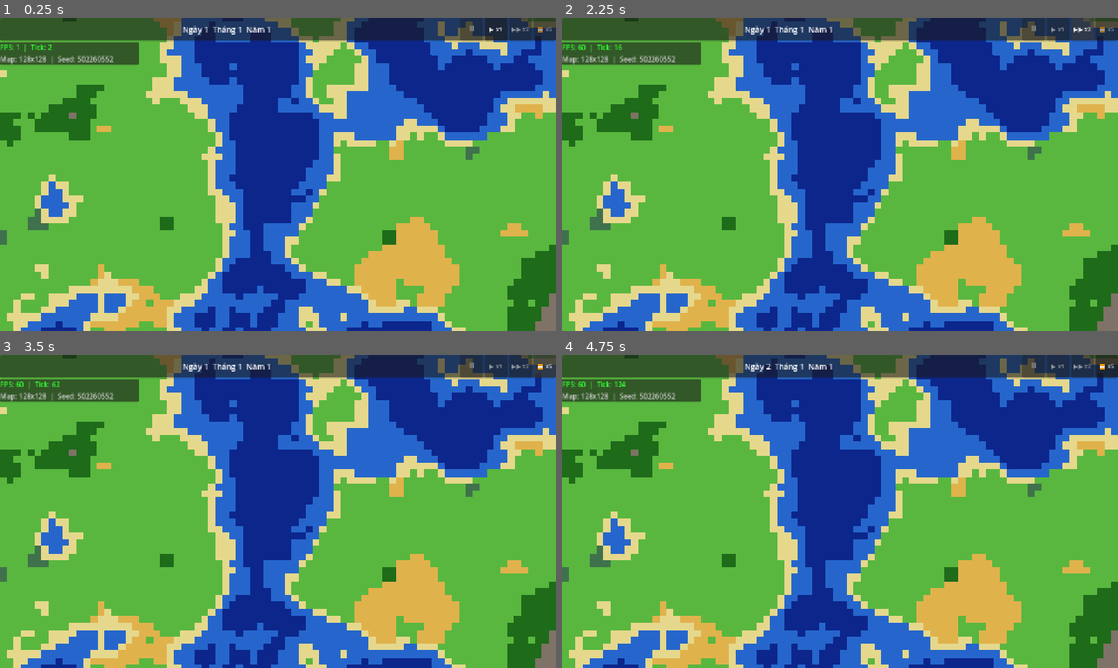
Above: before the commit, frames 1-4 (two rows, left to right).
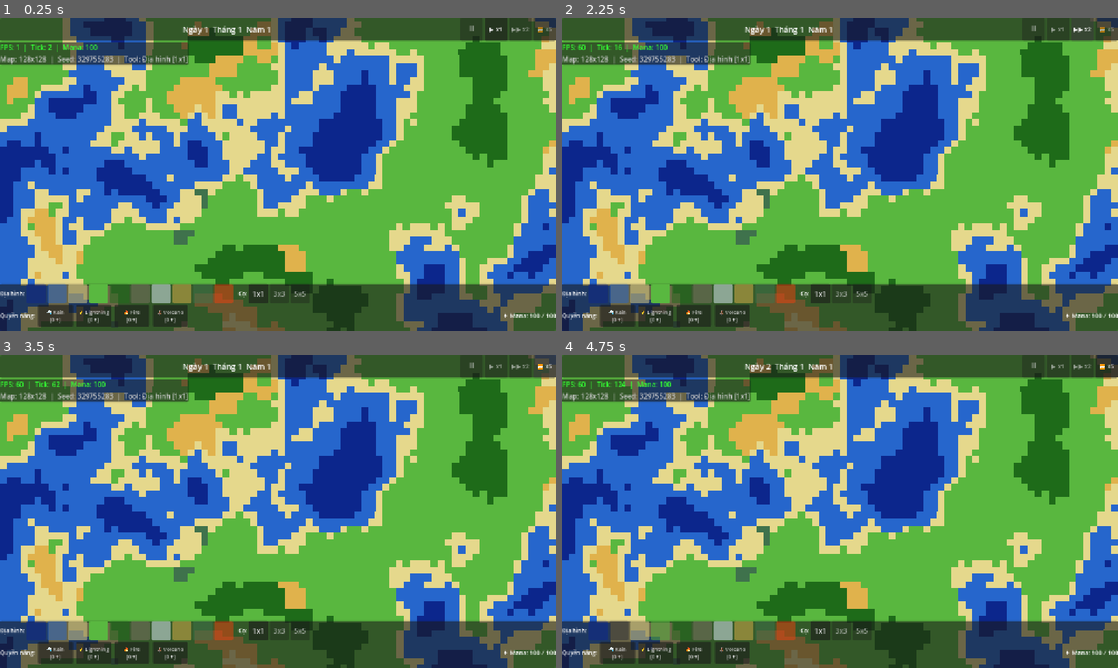
Above: after the commit, the same moments.

Repository: fate1105/worldcity
Game: Godot game, scene res://scenes/game.tscn
The game is run twice, just before and just after one commit, with the same random seed, the same clock (stepped at 60 frames per second) and the same inputs.
Inputs (mouse positions are in pixels of both pictures, inside the frame that each line leads up to):
- Up to frame 1 (0.25 s): no input
- Up to frame 2 (2.25 s): click "⏸" at 0.5 s; click "▶ x1" at 1.25 s; click "▶▶ x2" at 2 s
- Up to frame 3 (3.5 s): click "⏩ x5" at 2.75 s
- Up to frame 4 (4.75 s): click (595, 630) at 3.52 s; click (617, 630) at 4.27 s

The runs differ from the first frame. In frame 1, 77% of the frame differs, in the area x 0-100%, y 0-100%; in frame 2, 77%; in frame 3, 77%; in frame 4, 77%.

Commit message:
feat: Milestone 3 - God Mode (Terrain brush, Powers, Mana, Fire spread)

Diff:
--- a/scenes/game.gd
+++ b/scenes/game.gd
@@ -1,45 +1,196 @@
 extends Node2D
 
-## Script cho scene game.tscn — điều phối toàn bộ game
-## Milestone 1: WorldState, WorldGen, WorldView, Camera
-## Milestone 2: DataDB, GameClock, HUD
+## Điều phối toàn bộ game
+## M1: WorldState, WorldGen, WorldView, Camera
+## M2: DataDB, GameClock, HUD
+## M3: PowerSystem, Toolbar, input routing (terrain brush + god powers)
 
-@onready var _camera: CameraController = $CameraController
-@onready var _world_view: WorldView = $WorldView
-@onready var _label_fps: Label = $DebugOverlay/Panel/VBox/LabelFPS
-@onready var _label_info: Label = $DebugOverlay/Panel/VBox/LabelInfo
+@onready var _camera: CameraController    = $CameraController
+@onready var _world_view: WorldView        = $WorldView
+@onready var _toolbar: Toolbar             = $Toolbar
+@onready var _label_fps: Label             = $DebugOverlay/Panel/VBox/LabelFPS
+@onready var _label_info: Label            = $DebugOverlay/Panel/VBox/LabelInfo
 
-const MAP_WIDTH: int = 128
+const MAP_WIDTH: int  = 128
 const MAP_HEIGHT: int = 128
-const TILE_PX: int = 16  # phải khớp WorldView.TILE_PX
+const TILE_PX: int    = 16  # phải khớp WorldView.TILE_PX
 
 var _world_state: WorldState
+var _power_system: PowerSystem
+var _rng: RandomNumberGenerator
+
+# --- Trạng thái công cụ ---
+enum ToolMode { NONE, TERRAIN, POWER }
+var _tool_mode: ToolMode   = ToolMode.TERRAIN
+var _active_terrain: int   = TileGrid.TileType.GRASS
+var _active_power: String  = ""
+var _brush_size: int       = 1
+var _mouse_held: bool      = false
+
+# --- Tích luỹ thời gian để hồi mana ---
+var _mana_accum: float = 0.0
 
 func _ready() -> void:
-	# Nạp dữ liệu JSON
 	DataDB.load_all()
 
-	# Tạo world state và sinh bản đồ
+	# RNG có seed
+	_rng = RandomNumberGenerator.new()
 	var seed_val: int = randi()
+	_rng.seed = seed_val
+
+	# Tạo world và sinh bản đồ
 	_world_state = WorldState.new(MAP_WIDTH, MAP_HEIGHT, seed_val)
+	_world_state.max_mana = float(DataDB.balance("mana").get("max", 100))
+	_world_state.mana     = _world_state.max_mana
 	WorldGen.generate(_world_state, seed_val)
 
-	# Đồng bộ thời gian từ WorldState vào GameClock
+	# PowerSystem
+	_power_system = PowerSystem.new(_rng)
+
+	# Đồng bộ clock
 	GameClock.sync_from_world(_world_state)
 
-	# Khởi tạo camera với giới hạn
+	# Camera
 	_camera.setup_limits(MAP_WIDTH, MAP_HEIGHT, TILE_PX)
 
-	# Khởi tạo WorldView
+	# WorldView
 	_world_view.setup(_world_state, _camera)
+
+	# Toolbar signals
+	_toolbar.terrain_selected.connect(_on_terrain_selected)
+	_toolbar.power_selected.connect(_on_power_selected)
+	_toolbar.brush_size_changed.connect(_on_brush_size_changed)
+
+	# Clock signals
+	EventBus.tick_happened.connect(_on_tick)
+	EventBus.day_passed.connect(_on_day_passed)
+
+	# Phát mana ban đầu lên HUD
+	EventBus.mana_changed.emit(_world_state.mana, _world_state.max_mana)
 
 	push_warning("WorldCity seed: %d" % seed_val)
 
+# ──────────────────────────────────────────────
+# Tick / Ngày
+# ──────────────────────────────────────────────
+
+func _on_tick(_tick_num: int) -> void:
+	# Hồi mana theo delta thực (dùng physics delta ≈ 1/tick_rate)
+	var delta: float = 1.0 / float(GameClock.TICKS_PER_SECOND)
+	_power_system.tick_mana(_world_state, delta * float(GameClock.speed))
+
+func _on_day_passed(_day: int, _month: int, _year: int) -> void:
+	# Lửa lan mỗi ngày
+	_power_system.process_fire(_world_state.tile_grid)
+	# Đánh dirty toàn bộ chunk chứa lửa (WorldView tự kiểm tra)
+	_mark_fire_dirty()
+
+func _mark_fire_dirty() -> void:
+	var grid: TileGrid = _world_state.tile_grid
+	for y: int in range(0, MAP_HEIGHT, WorldView.CHUNK_SIZE):
+		for x: int in range(0, MAP_WIDTH, WorldView.CHUNK_SIZE):
+			# Kiểm tra nhanh: có ô lửa trong chunk không?
+			var has_fire: bool = false
+			for dy: int in range(mini(WorldView.CHUNK_SIZE, MAP_HEIGHT - y)):
+				for dx: int in range(mini(WorldView.CHUNK_SIZE, MAP_WIDTH - x)):
+					if grid.fire[grid.idx(x + dx, y + dy)] > 0:
+						has_fire = true
+						break
+				if has_fire:
+					break
+			if has_fire:
+				_world_view.mark_dirty(x, y)
+
+# ──────────────────────────────────────────────
+# Input
+# ──────────────────────────────────────────────
+
+func _unhandled_input(event: InputEvent) -> void:
+	if event is InputEventMouseButton:
+		var mb := event as InputEventMouseButton
+		if mb.button_index == MOUSE_BUTTON_LEFT:
+			_mouse_held = mb.pressed
+			if mb.pressed:
+				_apply_tool_at(mb.position)
+
+	elif event is InputEventMouseMotion and _mouse_held:
+		var mm := event as InputEventMouseMotion
+		_apply_tool_at(mm.position)
+
+	elif event is InputEventScreenTouch:
+		var touch := event as InputEventScreenTouch
+		_mouse_held = touch.pressed
+		if touch.pressed:
+			_apply_tool_at(touch.position)
+
+	elif event is InputEventScreenDrag and _mouse_held:
+		var drag := event as InputEventScreenDrag
+		_apply_tool_at(drag.position)
+
+func _apply_tool_at(screen_pos: Vector2) -> void:
+	var tile_pos: Vector2i = _screen_to_tile(screen_pos)
+	match _tool_mode:
+		ToolMode.TERRAIN:
+			_paint_terrain(tile_pos.x, tile_pos.y)
+		ToolMode.POWER:
+			_use_power(tile_pos.x, tile_pos.y)
+
+func _screen_to_tile(screen_pos: Vector2) -> Vector2i:
+	var world_pos: Vector2 = get_viewport().get_canvas_transform().affine_inverse() * screen_pos
+	return Vector2i(int(world_pos.x / TILE_PX), int(world_pos.y / TILE_PX))
+
+func _paint_terrain(cx: int, cy: int) -> void:
+	var half: int = _brush_size / 2
+	var grid: TileGrid = _world_state.tile_grid
+	for dy: int in range(-half, half + 1):
+		for dx: int in range(-half, half + 1):
+			var tx: int = cx + dx
+			var ty: int = cy + dy
+			if grid.in_bounds(tx, ty):
+				grid.set_terrain(tx, ty, _active_terrain)
+				# Xoá lửa khi vẽ đè
+				grid.fire[grid.idx(tx, ty)] = 0
+				_world_view.mark_dirty(tx, ty)
+
+func _use_power(tx: int, ty: int) -> void:
+	if _active_power.is_empty():
+		return
+	_power_system.apply_power(_active_power, tx, ty, _world_state)
+
+# ──────────────────────────────────────────────
+# Toolbar callbacks
+# ──────────────────────────────────────────────
+
+func _on_terrain_selected(terrain_type: int) -> void:
+	_active_terrain = terrain_type
+	_tool_mode = ToolMode.TERRAIN
+
+func _on_power_selected(power_id: String) -> void:
+	_active_power = power_id
+	_tool_mode = ToolMode.POWER
+
+func _on_brush_size_changed(size: int) -> void:
+	_brush_size = size
+
+# ──────────────────────────────────────────────
+# Debug overlay
+# ──────────────────────────────────────────────
+
 func _process(_delta: float) -> void:
-	_label_fps.text = "FPS: %d  |  Tick: %d" % [
+	_label_fps.text = "FPS: %d  |  Tick: %d  |  Mana: %d" % [
 		Engine.get_frames_per_second(),
-		GameClock.tick
+		GameClock.tick,
+		int(_world_state.mana)
 	]
-	_label_info.text = "Map: %dx%d  |  Seed: %d" % [
-		MAP_WIDTH, MAP_HEIGHT, _world_state.rng_seed
+	_label_info.text = "Map: %dx%d  |  Seed: %d  |  Tool: %s" % [
+		MAP_WIDTH, MAP_HEIGHT, _world_state.rng_seed,
+		_get_tool_label()
 	]
+
+func _get_tool_label() -> String:
+	match _tool_mode:
+		ToolMode.TERRAIN:
+			return "Địa hình [%dx%d]" % [_brush_size, _brush_size]
+		ToolMode.POWER:
+			return "Quyền năng: %s" % _active_power
+	return "Không"
--- a/scenes/game.tscn
+++ b/scenes/game.tscn
@@ -4,6 +4,7 @@
 [ext_resource type="Script" path="res://src/view/camera_controller.gd" id="2_cam"]
 [ext_resource type="Script" path="res://src/view/world_view.gd" id="3_wv"]
 [ext_resource type="PackedScene" path="res://src/ui/hud.tscn" id="4_hud"]
+[ext_resource type="PackedScene" path="res://src/ui/toolbar.tscn" id="5_toolbar"]
 
 [node name="Game" type="Node2D"]
 script = ExtResource("1_game")
@@ -16,13 +17,15 @@
 
 [node name="HUD" parent="." instance=ExtResource("4_hud")]
 
+[node name="Toolbar" parent="." instance=ExtResource("5_toolbar")]
+
 [node name="DebugOverlay" type="CanvasLayer" parent="."]
 layer = 10
 
 [node name="Panel" type="PanelContainer" parent="DebugOverlay"]
 anchors_preset = 0
 offset_top = 56.0
-offset_right = 320.0
+offset_right = 360.0
 offset_bottom = 108.0
 
 [node name="VBox" type="VBoxContainer" parent="DebugOverlay/Panel"]
@@ -35,5 +38,5 @@
 
 [node name="LabelInfo" type="Label" parent="DebugOverlay/Panel/VBox"]
 layout_mode = 2
-text = "Map: --  |  Seed: --"
+text = "Map: --"
 theme_override_colors/font_color = Color(0.8, 0.8, 0.8, 1.0)
--- a/src/autoload/event_bus.gd
+++ b/src/autoload/event_bus.gd
@@ -8,6 +8,9 @@
 signal day_passed(day: int, month: int, year: int)
 signal month_passed(month: int, year: int)
 signal year_passed(year: int)
+
+# --- Mana ---
+signal mana_changed(current: float, maximum: float)
 
 # --- Thế giới ---
 signal world_generated(seed_val: int)
--- /dev/null
+++ b/src/sim/powers/power_system.gd
@@ -0,0 +1,202 @@
+class_name PowerSystem
+extends RefCounted
+
+## Logic quyền năng thần (God powers) — không phụ thuộc Node
+## Quản lý mana, thực thi quyền năng, lửa lan
+
+## Tile nào có thể bốc cháy
+const FLAMMABLE_TILES: Array[int] = [
+	TileGrid.TileType.GRASS,
+	TileGrid.TileType.FOREST,
+	TileGrid.TileType.SAND,
+]
+
+## Màu sắc tile bị lửa (tham chiếu sang WorldView) — chỉ dùng ở đây để tài liệu
+const FIRE_DURATION_DEFAULT: int = 120  # ticks
+
+var _rng: RandomNumberGenerator
+
+func _init(rng: RandomNumberGenerator) -> void:
+	_rng = rng
+
+# ──────────────────────────────────────────────
+# Mana
+# ──────────────────────────────────────────────
+
+## Gọi mỗi tick từ GameClock để hồi mana
+func tick_mana(world_state: WorldState, delta: float) -> void:
+	var regen: float = DataDB.balance("mana").get("regen_per_second", 1.0)
+	var old_mana: float = world_state.mana
+	world_state.mana = minf(world_state.mana + regen * delta, world_state.max_mana)
+	if absf(world_state.mana - old_mana) > 0.01:
+		EventBus.mana_changed.emit(world_state.mana, world_state.max_mana)
+
+## Trừ mana, trả về false nếu không đủ
+func spend_mana(world_state: WorldState, amount: float) -> bool:
+	if world_state.mana < amount:
+		return false
+	world_state.mana -= amount
+	EventBus.mana_changed.emit(world_state.mana, world_state.max_mana)
+	return true
+
+# ──────────────────────────────────────────────
+# Quyền năng
+# ──────────────────────────────────────────────
+
+## Thực thi quyền năng tại (tx, ty). Trả về true nếu thành công.
+func apply_power(power_id: String, tx: int, ty: int,
+				world_state: WorldState) -> bool:
+	var pdata: Dictionary = DataDB.power(power_id)
+	if pdata.is_empty():
+		return false
+
+	var mana_cost: float = float(pdata.get("mana", 0))
+	if not spend_mana(world_state, mana_cost):
+		push_warning("PowerSystem: không đủ mana cho '%s'" % power_id)
+		return false
+
+	var radius: int = int(pdata.get("radius", 0))
+	var effect: String = str(pdata.get("effect", ""))
+	var grid: TileGrid = world_state.tile_grid
+
+	match effect:
+		"rain":
+			_apply_rain(tx, ty, radius, int(pdata.get("duration", 100)),
+						int(pdata.get("fertility_gain", 10)), grid)
+		"damage":
+			_apply_lightning(tx, ty, float(pdata.get("ignite", 0.3)), grid)
+		"ignite":
+			_apply_fire(tx, ty, radius, grid)
+		"volcano":
+			_apply_volcano(tx, ty, radius, float(pdata.get("lava_spread", 0.15)), grid)
+		_:
+			push_warning("PowerSystem: effect '%s' chưa được thực thi" % effect)
+			return false
+
+	EventBus.power_used.emit(power_id, tx, ty)
+	return true
+
+# ──────────────────────────────────────────────
+# Hiệu ứng cụ thể
+# ──────────────────────────────────────────────
+
+func _apply_rain(cx: int, cy: int, radius: int, duration: int,
+				fertility_gain: int, grid: TileGrid) -> void:
+	for dy: int in range(-radius, radius + 1):
+		for dx: int in range(-radius, radius + 1):
+			if dx * dx + dy * dy > radius * radius:
+				continue
+			var tx: int = cx + dx
+			var ty: int = cy + dy
+			if not grid.in_bounds(tx, ty):
+				continue
+			var i: int = grid.idx(tx, ty)
+			# Dập lửa
+			grid.fire[i] = 0
+			# Tăng fertility cho đất
+			var t: int = grid.terrain[i]
+			if t in FLAMMABLE_TILES:
+				grid.fertility[i] = mini(int(grid.fertility[i]) + fertility_gain, 255)
+	# Đánh dấu dirty vùng chunk ảnh hưởng
+	_mark_dirty_region(cx, cy, radius)
+
+func _apply_lightning(cx: int, cy: int, ignite_chance: float,
+					grid: TileGrid) -> void:
+	# Sét đánh 1 ô — hiệu ứng damage (sẽ ảnh hưởng dân ở Milestone 4)
+	if not grid.in_bounds(cx, cy):
+		return
+	# Có thể gây cháy
+	if _rng.randf() < ignite_chance:
+		_set_fire(cx, cy, grid, FIRE_DURATION_DEFAULT)
+	_mark_dirty_region(cx, cy, 1)
+
+func _apply_fire(cx: int, cy: int, radius: int, grid: TileGrid) -> void:
+	for dy: int in range(-radius, radius + 1):
+		for dx: int in range(-radius, radius + 1):
+			if dx * dx + dy * dy > radius * radius:
+				continue
+			_set_fire(cx + dx, cy + dy, grid, FIRE_DURATION_DEFAULT)
+	_mark_dirty_region(cx, cy, radius)
+
+func _apply_volcano(cx: int, cy: int, radius: int,
+					lava_chance: float, grid: TileGrid) -> void:
+	for dy: int in range(-radius, radius + 1):
+		for dx: int in range(-radius, radius + 1):
+			var dist2: int = dx * dx + dy * dy
+			var tx: int = cx + dx
+			var ty: int = cy + dy
+			if not grid.in_bounds(tx, ty):
+				continue
+			var i: int = grid.idx(tx, ty)
+			if dist2 <= 2:
+				# Tâm → núi
+				grid.terrain[i] = TileGrid.TileType.MOUNTAIN
+				grid.fire[i] = 0
+			elif _rng.randf() < lava_chance:
+				# Xung quanh → dung nham
+				grid.terrain[i] = TileGrid.TileType.LAVA
+				grid.fire[i] = 0
+			else:
+				# Vùng ngoài → bốc cháy
+				_set_fire(tx, ty, grid, FIRE_DURATION_DEFAULT + _rng.randi_range(0, 60))
+	_mark_dirty_region(cx, cy, radius)
+
+# ──────────────────────────────────────────────
+# Lửa lan (gọi mỗi ngày)
+# ──────────────────────────────────────────────
+
+func process_fire(grid: TileGrid) -> void:
+	var w: int = grid.width
+	var h: int = grid.height
+	var spread_chance: float = 0.25
+
+	for y: int in range(h):
+		for x: int in range(w):
+			var i: int = grid.idx(x, y)
+			if grid.fire[i] == 0:
+				continue
+			# Giảm timer
+			if grid.fire[i] > 1:
+				grid.fire[i] -= 1
+			else:
+				grid.fire[i] = 0
+				# Ô cháy hết → thành đất trống
+				if grid.terrain[i] == TileGrid.TileType.FOREST:
+					grid.terrain[i] = TileGrid.TileType.GRASS
+				continue
+
+			# Lan ra 4 hướng
+			for dir: Vector2i in [Vector2i(1,0), Vector2i(-1,0), Vector2i(0,1), Vector2i(0,-1)]:
+				var nx: int = x + dir.x
+				var ny: int = y + dir.y
+				if not grid.in_bounds(nx, ny):
+					continue
+				var ni: int = grid.idx(nx, ny)
+				if grid.fire[ni] > 0:
+					continue  # đã cháy rồi
+				var neighbor_type: int = grid.terrain[ni]
+				if neighbor_type in FLAMMABLE_TILES and _rng.randf() < spread_chance:
+					grid.fire[ni] = FIRE_DURATION_DEFAULT + _rng.randi_range(0, 40)
+
+# ──────────────────────────────────────────────
+# Tiện ích
+# ──────────────────────────────────────────────
+
+func _set_fire(tx: int, ty: int, grid: TileGrid, duration: int) -> void:
+	if not grid.in_bounds(tx, ty):
+		return
+	var i: int = grid.idx(tx, ty)
+	if grid.terrain[i] in FLAMMABLE_TILES or grid.terrain[i] == TileGrid.TileType.LAVA:
+		grid.fire[i] = duration
+
+func _mark_dirty_region(cx: int, cy: int, radius: int) -> void:
+	# WorldView sẽ lắng nghe signal tile_changed hoặc nhận dirty marks trực tiếp
+	# Ở đây phát signal để view xử lý
+	var chunk_size: int = 32  # khớp WorldView.CHUNK_SIZE
+	var cx_min: int = (cx - radius) / chunk_size
+	var cy_min: int = (cy - radius) / chunk_size
+	var cx_max: int = (cx + radius) / chunk_size
+	var cy_max: int = (cy + radius) / chunk_size
+	for ccy: int in range(cy_min, cy_max + 1):
+		for ccx: int in range(cx_min, cx_max + 1):
+			EventBus.tile_changed.emit(ccx * chunk_size, ccy * chunk_size)
--- a/src/sim/tile_grid.gd
+++ b/src/sim/tile_grid.gd
@@ -29,6 +29,7 @@
 var water: PackedByteArray        # 0/1
 var pollution: PackedByteArray    # 0-255
 var happiness_map: PackedByteArray # 0-255
+var fire: PackedByteArray         # 0=không cháy, 1-200=thời gian cháy còn lại (ticks)
 
 func _init(w: int, h: int) -> void:
 	width = w
@@ -57,6 +58,8 @@
 	happiness_map = PackedByteArray()
 	happiness_map.resize(size)
 	happiness_map.fill(50)
+	fire = PackedByteArray()
+	fire.resize(size)
 
 ## Chuyển (x, y) → index tuyến tính
 func idx(x: int, y: int) -> int:
--- a/src/sim/world_state.gd
+++ b/src/sim/world_state.gd
@@ -16,6 +16,10 @@
 var day: int = 1
 var month: int = 1
 var year: int = 1
+
+# Mana (God mode)
+var mana: float = 100.0
+var max_mana: float = 100.0
 
 func _init(width: int = 128, height: int = 128, seed_val: int = 0) -> void:
 	map_width = width
--- /dev/null
+++ b/src/ui/toolbar.gd
@@ -0,0 +1,161 @@
+class_name Toolbar
+extends CanvasLayer
+
+## Thanh công cụ dưới — Địa hình và Quyền năng
+## Phát signal lên game.gd, không tự xử lý logic
+
+## Signal phát khi người dùng chọn công cụ
+signal terrain_selected(terrain_type: int)
+signal power_selected(power_id: String)
+signal brush_size_changed(size: int)
+
+## Màu nút terrain (khớp WorldView.TILE_COLORS)
+const TERRAIN_NAMES: Array[String] = [
+	"Biển sâu", "Biển nông", "Cát", "Cỏ", "Rừng",
+	"Núi", "Tuyết", "Sa mạc", "Đầm lầy", "Dung nham"
+]
+const TERRAIN_COLORS: Array[Color] = [
+	Color(0.05, 0.15, 0.55),
+	Color(0.15, 0.40, 0.80),
+	Color(0.90, 0.85, 0.55),
+	Color(0.35, 0.72, 0.25),
+	Color(0.12, 0.42, 0.10),
+	Color(0.50, 0.45, 0.40),
+	Color(0.90, 0.95, 1.00),
+	Color(0.88, 0.70, 0.30),
+	Color(0.25, 0.45, 0.30),
+	Color(0.95, 0.25, 0.05),
+]
+const POWER_LIST: Array[String]  = ["rain", "lightning", "fire", "volcano"]
+const POWER_ICONS: Array[String] = ["🌧️", "⚡", "🔥", "🌋"]
+const BRUSH_SIZES: Array[int]    = [1, 3, 5]
+
+var _label_mana: Label
+var _terrain_buttons: Array[Button] = []
+var _power_buttons: Array[Button] = []
+var _brush_buttons: Array[Button] = []
+var _active_terrain: int = TileGrid.TileType.GRASS
+var _active_brush: int = 1
+
+@onready var _row_terrain: HBoxContainer = $BgPanel/VBox/RowTerrain
+@onready var _row_power: HBoxContainer   = $BgPanel/VBox/RowPower
+
+func _ready() -> void:
+	_build_terrain_row()
+	_build_power_row()
+	EventBus.mana_changed.connect(_on_mana_changed)
+
+# ──────────────────────────────────────────────
+# Xây UI theo code (tránh lỗi node path)
+# ──────────────────────────────────────────────
+
+func _build_terrain_row() -> void:
+	# Label
+	var lbl := Label.new()
+	lbl.text = "Địa hình:"
+	lbl.add_theme_font_size_override("font_size", 13)
+	_row_terrain.add_child(lbl)
+
+	# Nút terrain
+	for i: int in range(TERRAIN_NAMES.size()):
+		var btn := Button.new()
+		btn.custom_minimum_size = Vector2(44, 36)
+		btn.tooltip_text = TERRAIN_NAMES[i]
+		# Màu nền cho nút
+		var style := StyleBoxFlat.new()
+		style.bg_color = TERRAIN_COLORS[i]
+		style.corner_radius_top_left = 4
+		style.corner_radius_top_right = 4
+		style.corner_radius_bottom_left = 4
+		style.corner_radius_bottom_right = 4
+		btn.add_theme_stylebox_override("normal", style)
+		var terrain_idx: int = i
+		btn.pressed.connect(func() -> void: _on_terrain_pressed(terrain_idx))
+		_row_terrain.add_child(btn)
+		_terrain_buttons.append(btn)
+
+	# Separator
+	var sep := VSeparator.new()
+	_row_terrain.add_child(sep)
+
+	# Brush size
+	var lbl_b := Label.new()
+	lbl_b.text = "Cọ:"
+	lbl_b.add_theme_font_size_override("font_size", 13)
+	_row_terrain.add_child(lbl_b)
+
+	for sz: int in BRUSH_SIZES:
+		var btn := Button.new()
+		btn.text = "%dx%d" % [sz, sz]
+		btn.custom_minimum_size = Vector2(44, 36)
+		var size_val: int = sz
+		btn.pressed.connect(func() -> void: _on_brush_pressed(size_val))
+		_row_terrain.add_child(btn)
+		_brush_buttons.append(btn)
+
+	_highlight_terrain(_active_terrain)
+	_highlight_brush(_active_brush)
+
+func _build_power_row() -> void:
+	var lbl := Label.new()
+	lbl.text = "Quyền năng:"
+	lbl.add_theme_font_size_override("font_size", 13)
+	_row_power.add_child(lbl)
+
+	for i: int in range(POWER_LIST.size()):
+		var btn := Button.new()
+		var pid: String = POWER_LIST[i]
+		var pdata: Dictionary = DataDB.power(pid)
+		var mana_cost: int = int(pdata.get("mana", 0))
+		btn.text = "%s %s\n[%d✦]" % [POWER_ICONS[i], pid.capitalize(), mana_cost]
+		btn.custom_minimum_size = Vector2(80, 44)
+		btn.add_theme_font_size_override("font_size", 12)
+		var power_id: String = pid
+		btn.pressed.connect(func() -> void: _on_power_pressed(power_id))
+		_row_power.add_child(btn)
+		_power_buttons.append(btn)
+
+	# Spacer
+	var spacer := Control.new()
+	spacer.size_flags_horizontal = Control.SIZE_EXPAND_FILL
+	_row_power.add_child(spacer)
+
+	# Mana label
+	_label_mana = Label.new()
+	_label_mana.text = "✦ Mana: 100 / 100"
+	_label_mana.add_theme_font_size_override("font_size", 14)
+	_row_power.add_child(_label_mana)
+
+# ──────────────────────────────────────────────
+# Callbacks
+# ──────────────────────────────────────────────
+
+func _on_terrain_pressed(terrain_type: int) -> void:
+	_active_terrain = terrain_type
+	_highlight_terrain(terrain_type)
+	terrain_selected.emit(terrain_type)
+
+func _on_brush_pressed(size: int) -> void:
+	_active_brush = size
+	_highlight_brush(size)
+	brush_size_changed.emit(size)
+
+func _on_power_pressed(power_id: String) -> void:
+	power_selected.emit(power_id)
+
+func _on_mana_changed(current: float, maximum: float) -> void:
+	if _label_mana:
+		_label_mana.text = "✦ Mana: %d / %d" % [int(current), int(maximum)]
+
+# ──────────────────────────────────────────────
+# Highlight trạng thái nút đang chọn
+# ──────────────────────────────────────────────
+
+func _highlight_terrain(active: int) -> void:
+	for i: int in range(_terrain_buttons.size()):
+		_terrain_buttons[i].modulate = Color.WHITE if i == active else Color(1, 1, 1, 0.5)
+
+func _highlight_brush(active: int) -> void:
+	for i: int in range(_brush_buttons.size()):
+		var is_active: bool = BRUSH_SIZES[i] == active
+		_brush_buttons[i].modulate = Color.WHITE if is_active else Color(1, 1, 1, 0.6)
--- /dev/null
+++ b/src/ui/toolbar.tscn
@@ -0,0 +1,31 @@
+[gd_scene format=3 uid="uid://toolbar_scene_v1"]
+
+[ext_resource type="Script" path="res://src/ui/toolbar.gd" id="1_toolbar"]
+
+[node name="Toolbar" type="CanvasLayer"]
+layer = 4
+script = ExtResource("1_toolbar")
+
+[node name="BgPanel" type="PanelContainer" parent="."]
+anchors_preset = 5
+anchor_left = 0.0
+anchor_top = 1.0
+anchor_right = 1.0
+anchor_bottom = 1.0
+offset_top = -108.0
+grow_horizontal = 2
+grow_vertical = 0
+
+[node name="VBox" type="VBoxContainer" parent="BgPanel"]
+layout_mode = 2
+theme_override_constants/separation = 4
+
+[node name="RowTerrain" type="HBoxContainer" parent="BgPanel/VBox"]
+layout_mode = 2
+custom_minimum_size = Vector2(0, 44)
+theme_override_constants/separation = 4
+
+[node name="RowPower" type="HBoxContainer" parent="BgPanel/VBox"]
+layout_mode = 2
+custom_minimum_size = Vector2(0, 50)
+theme_override_constants/separation = 8
--- a/src/view/world_view.gd
+++ b/src/view/world_view.gd
@@ -6,7 +6,7 @@
 ## Kích thước chunk (ô)
 const CHUNK_SIZE: int = 32
 
-## Màu placeholder cho từng loại ô (thay sprite ở Milestone 13)
+## Màu placeholder cho từng loại ô
 const TILE_COLORS: Array[Color] = [
 	Color(0.05, 0.15, 0.55),  # 0 DEEP_SEA
 	Color(0.15, 0.40, 0.80),  # 1 SHALLOW_SEA
@@ -20,15 +20,15 @@
 	Color(0.95, 0.25, 0.05),  # 9 LAVA
 ]
 
+## Màu lửa overlay
+const FIRE_COLOR_HIGH: Color = Color(1.0, 0.35, 0.0, 0.85)
+const FIRE_COLOR_LOW:  Color = Color(1.0, 0.65, 0.0, 0.45)
+
 var _world_state: WorldState
 var _chunks_x: int
 var _chunks_y: int
-
-## Mỗi chunk là 1 Sprite2D hiển thị Image 32x32 được scale lên
 var _chunk_sprites: Array[Sprite2D] = []
-## Chunk nào cần vẽ lại
 var _dirty_chunks: PackedByteArray
-
 var _camera_ref: Camera2D
 
 func setup(world_state: WorldState, camera: Camera2D) -> void:
@@ -49,23 +49,27 @@
 		var cy: int = ci / _chunks_x
 		var sprite := Sprite2D.new()
 		sprite.name = "Chunk_%d" % ci
-		# Sprite2D gốc ở tâm → dịch về góc trên-trái
 		sprite.centered = false
 		sprite.position = Vector2(cx * CHUNK_SIZE * TILE_PX, cy * CHUNK_SIZE * TILE_PX)
 		sprite.scale = Vector2(TILE_PX, TILE_PX)
-		# Tắt filter để pixel art giữ nét
 		sprite.texture_filter = CanvasItem.TEXTURE_FILTER_NEAREST
 		add_child(sprite)
 		_chunk_sprites[ci] = sprite
 
+	# Lắng nghe signal tile_changed từ EventBus để đánh dirty chunk
+	EventBus.tile_changed.connect(_on_tile_changed)
+
 	_rebuild_all_chunks()
 
-## Đánh dấu chunk chứa toạ độ ô (tx, ty) cần vẽ lại
+## Đánh dirty chunk chứa toạ độ ô (tx, ty)
 func mark_dirty(tx: int, ty: int) -> void:
 	var cx: int = tx / CHUNK_SIZE
 	var cy: int = ty / CHUNK_SIZE
 	if cx < _chunks_x and cy < _chunks_y:
 		_dirty_chunks[cy * _chunks_x + cx] = 1
+
+func _on_tile_changed(tx: int, ty: int) -> void:
+	mark_dirty(tx, ty)
 
 func _process(_delta: float) -> void:
 	_flush_dirty_chunks()
@@ -81,7 +85,7 @@
 		_build_chunk(ci)
 		_dirty_chunks[ci] = 0
 
-## Vẽ chunk bằng Image 32x32 rồi gán làm ImageTexture cho Sprite2D
+## Vẽ chunk: terrain màu + overlay lửa
 func _build_chunk(chunk_idx: int) -> void:
 	var cx: int = chunk_idx % _chunks_x
 	var cy: int = chunk_idx / _chunks_x
@@ -99,8 +103,17 @@
 
 	for ty: int in range(start_y, end_y):
 		for tx: int in range(start_x, end_x):
-			var tile_type: int = grid.get_terrain(tx, ty)
+			var i: int = grid.idx(tx, ty)
+			var tile_type: int = grid.terrain[i]
 			var color: Color = TILE_COLORS[tile_type]
+
+			# Overlay lửa
+			var fire_val: int = grid.fire[i]
+			if fire_val > 0:
+				var intensity: float = clampf(float(fire_val) / 120.0, 0.0, 1.0)
+				var fire_color: Color = FIRE_COLOR_LOW.lerp(FIRE_COLOR_HIGH, intensity)
+				color = color.blend(fire_color)
+
 			img.set_pixel(tx - start_x, ty - start_y, color)
 
 	_chunk_sprites[chunk_idx].texture = ImageTexture.create_from_image(img)
